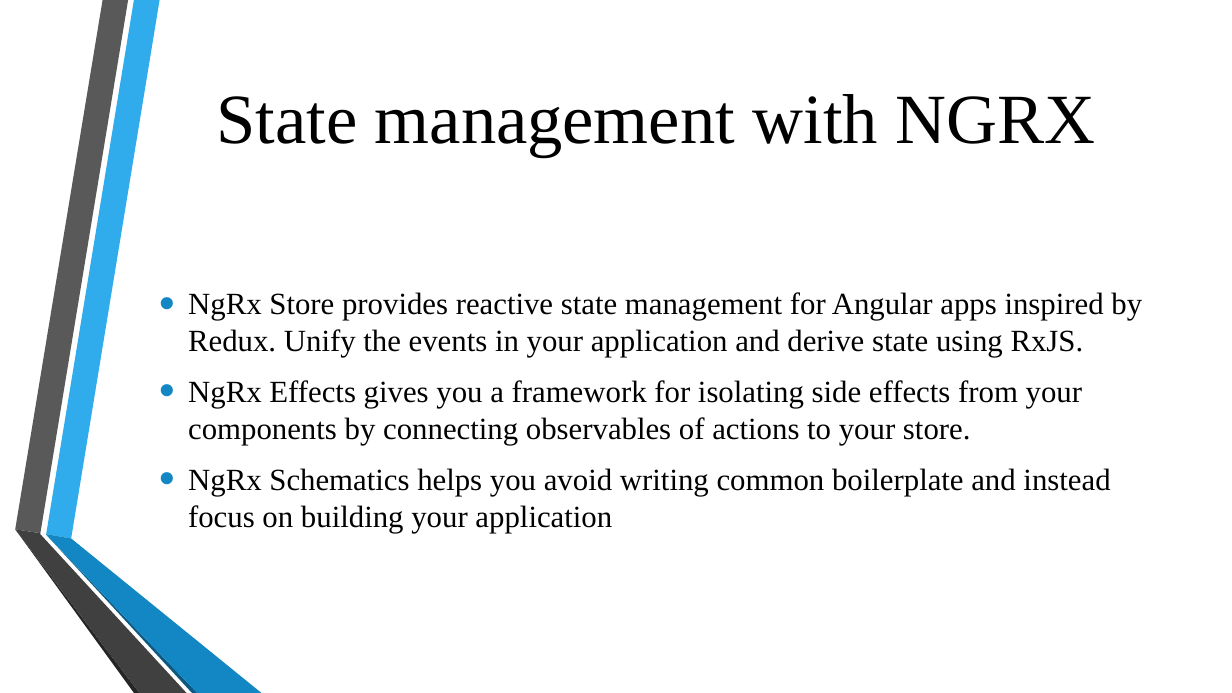
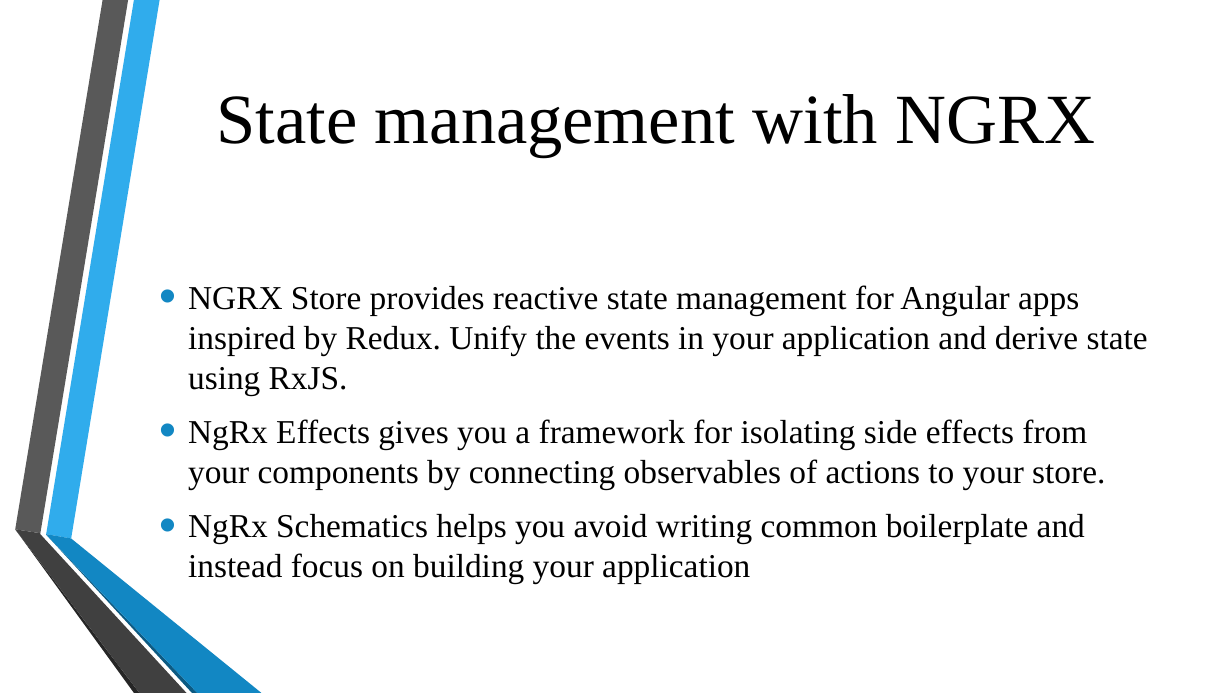
Before and after one commit to ngohungphuc/Presentation, a slide deck: slide 3 of NgRx/NGRX Part 2.pptx. Drawn at 1232x693 pixels with LibreOffice and Linux fonts; fonts in the diff are those of the drawing; background and template pictures are left out. Boxes give left, top, right and bottom in pixels: in the first picture for what was removed or moved away, otherwise in the second. Text is boxed around its words. In the diff, an @@ line names an element or a change of style, - is before the commit and + after.

Commit message:
update

```diff
--- a/NgRx/NGRX Part 2.pptx
+++ b/NgRx/NGRX Part 2.pptx
@@ text at [188,285,1148,395]: text changed; size 24 to 26 pt @@
-• NgRx Store provides reactive state management for Angular apps inspired by Redux. Unify the events in your application and derive state using RxJS.
+• NGRX Store provides reactive state management for Angular apps inspired by Redux. Unify the events in your application and derive state using RxJS.
@@ text at [188,419,1105,584]: size 24 to 26 pt in "NgRx Effects gives you a framework for ...", "NgRx Schematics helps you avoid writing common ..." @@
```
Also in this commit, not shown: 2 other slides changed, 1 slide added.
